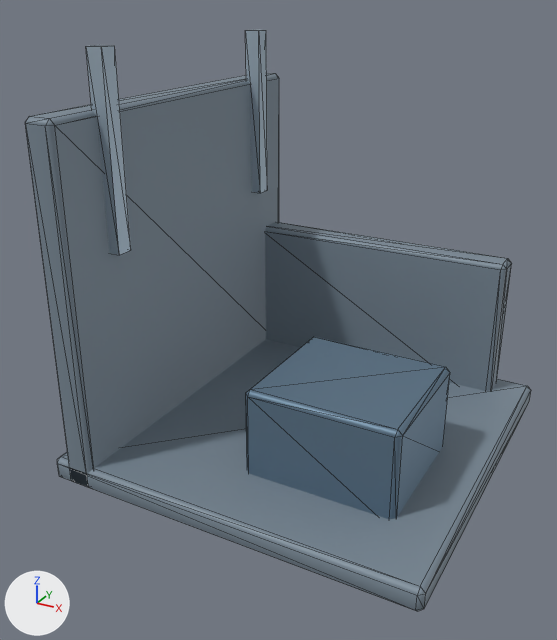
One commit to the glTF model assets/models/ruin.glb: the scene before it, then after it.
Before and after are seen from a 50 mm camera at (2.47, -5.1, 3.59) aimed at (-0.17, -0.3, 1.19). The lights are fixed; the arrows at lower left show +X, +Y and +Z. The older version comes first. Mesh edges are drawn as thin lines.

In view in the first picture: 'Broken wall', 'Broken wall.001', 'Exposed beam', 'Exposed beam.001', 'Fallen equipment', 'Ruined floor'.
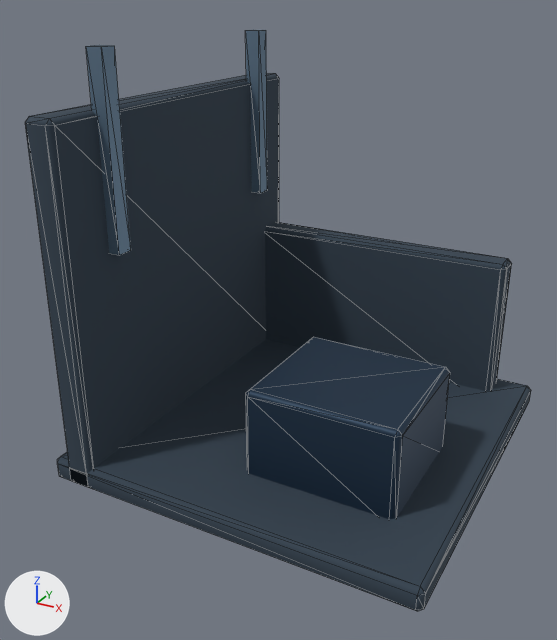
The change, as a list of edits to the scene's bpy script:
```text
Change mat_concrete:
    mat_concrete.base_color: (0.204, 0.263, 0.318) -> (0.0343, 0.0561, 0.0823)  # greyish blue #7d8c99 -> dark blue #344351
Change mat_edge:
    mat_edge.base_color: (0.412, 0.51, 0.596) -> (0.141, 0.223, 0.314)  # light grey #acbdcb -> blue #698298
Change mat_armor:
    mat_armor.base_color: (0.149, 0.235, 0.322) -> (0.0194, 0.0452, 0.0844)  # blue #6c859a -> dark blue #263c52
```

Pixel boxes (x1, y1, x2, y2) of what changed, in the pictures (557 x 640 px):
'Broken wall', recoloured (greyish blue to dark blue): (25, 73, 279, 487) in both
'Ruined floor', recoloured (greyish blue to dark blue): (57, 339, 531, 611) in both
'Broken wall.001', recoloured (greyish blue to dark blue): (265, 222, 512, 391) in both
'Fallen equipment', recoloured (blue to dark blue): (246, 337, 450, 519) in both
'Exposed beam.001', recoloured (darker): (86, 45, 131, 255) in both
'Exposed beam', recoloured (darker): (246, 30, 267, 193) in both
